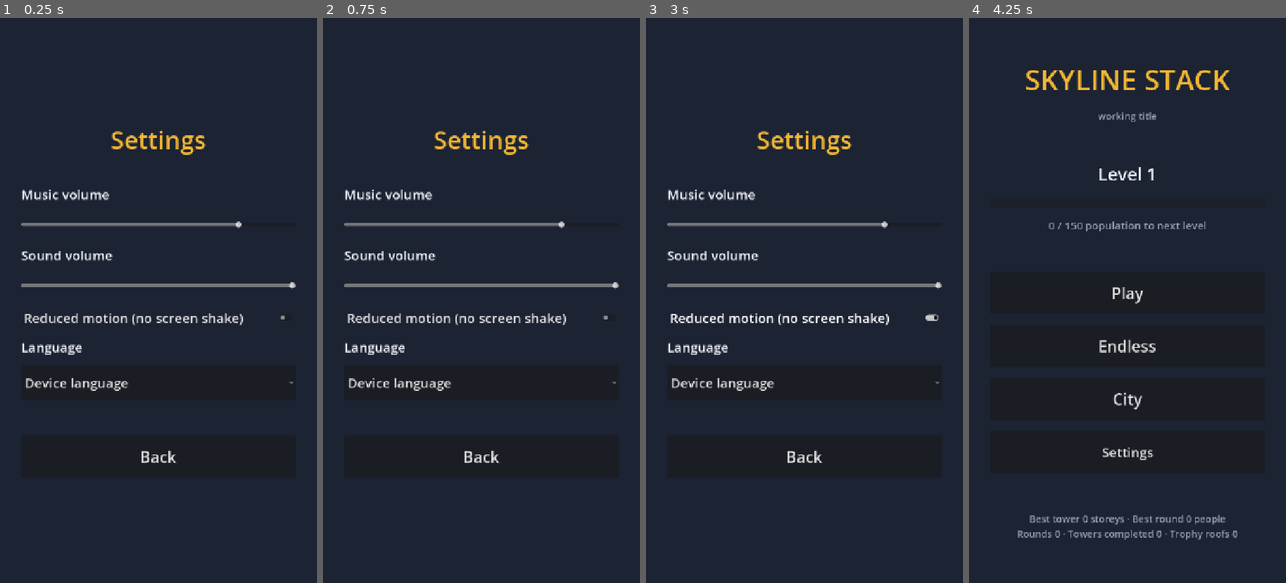
Above: before the commit, frames 1-4 (left to right).
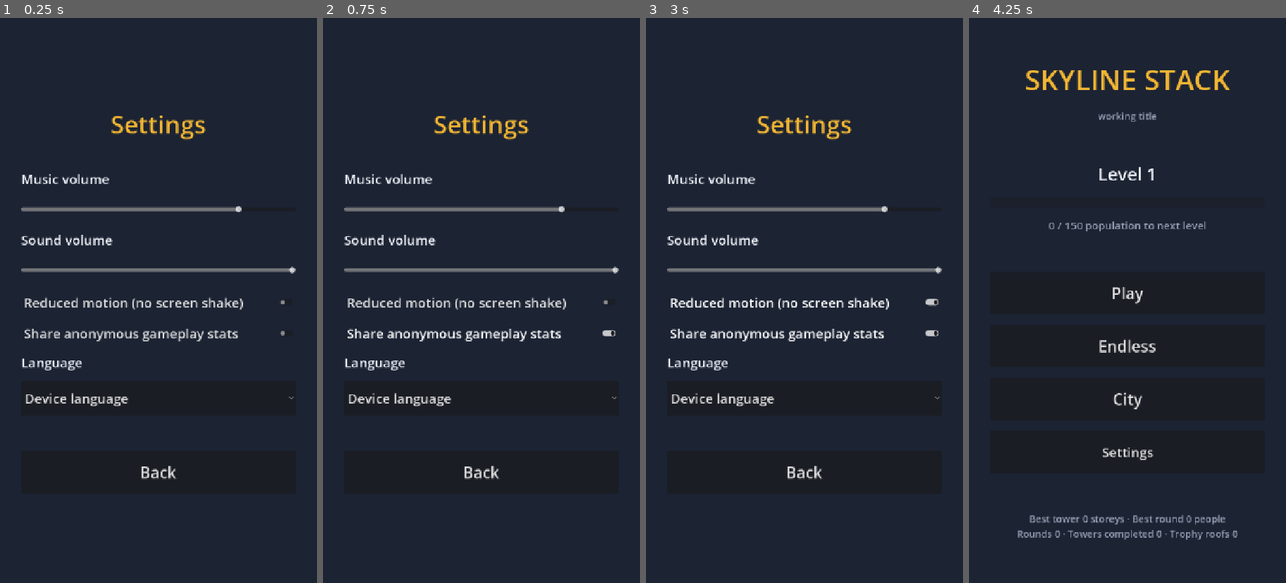
Above: after the commit, the same moments.

Repository: tahreezz3/skyline-stack
Game: Godot game, scene res://scenes/settings.tscn
Same seed, same stepped clock (60 frames per second), same inputs: the game is played once before the commit and once after it. This scene is started directly instead of the project's main scene.
Inputs (mouse positions are in pixels of both pictures, inside the frame that each line leads up to):
- Up to frame 1 (0.25 s): no input
- Up to frame 2 (0.75 s): click (481, 334) at 0.5 s, where only the run after the commit has a clickable "Share anonymous gameplay stats"
- Up to frame 3 (3 s): click (804, 334) at 1.25 s, where only the run after the commit has a clickable "Share anonymous gameplay stats"; click (804, 334) at 2 s, where only the run after the commit has a clickable "Share anonymous gameplay stats"; click "Reduced motion (no screen sha…" at 2.75 s
- Up to frame 4 (4.25 s): click "Back" at 3.5 s

The runs differ from the first frame. In frame 1, 7.4% of the frame differs, in the area x 6-94%, y 17-82%; in frame 2, 7.4%; in frame 3, 7.5%; in frame 4, nothing differs.

Commit message:
T-0503: analytics events with consent gate
- Analytics autoload: GameEvents -> schema-validated events, dropped unless consent granted
- analytics_events.gd schema + docs/ANALYTICS.md kept in sync by test_analytics.gd
- opt-in toggle in Settings; log backend for local verification; tour checks the gate
- follow-up task for the production provider (HR-0015)

Co-Authored-By: Claude Opus 5.5 <noreply@anthropic.com>

Diff:
--- a/game/localisation/strings.csv
+++ b/game/localisation/strings.csv
@@ -80,3 +80,4 @@
 %d","%s
 %d"
 RES_PLACE_CITY,Place it in your city,Colócala en tu ciudad,In deiner Stadt platzieren
+SET_ANALYTICS,Share anonymous gameplay stats,Compartir estadísticas de juego anónimas,Anonyme Spielstatistiken teilen
--- a/game/project.godot
+++ b/game/project.godot
@@ -19,6 +19,7 @@
 SaveData="*res://scripts/autoload/save_data.gd"
 SceneRouter="*res://scripts/autoload/scene_router.gd"
 AudioDirector="*res://scripts/autoload/audio_director.gd"
+Analytics="*res://scripts/autoload/analytics.gd"
 
 [display]
 
--- /dev/null
+++ b/game/scripts/autoload/analytics.gd
@@ -0,0 +1,73 @@
+## Autoload "Analytics": turns GameEvents into analytics events (schema in
+## scripts/core/analytics_events.gd, documented in docs/ANALYTICS.md).
+##
+## Privacy: nothing is sent unless settings.analytics_consent == "granted".
+## Events before a decision are dropped, not queued. The consent prompt is T-0504;
+## for now the Settings screen has an opt-in toggle (default off).
+##
+## Backends: "log" (default) appends JSON lines to user://analytics_log.jsonl so
+## agents can verify events locally; "none" discards. The real provider (HR-0015)
+## becomes another backend implementing _send(name, params).
+extends Node
+
+const Events := preload("res://scripts/core/analytics_events.gd")
+const LOG_PATH := "user://analytics_log.jsonl"
+
+var backend := "log"
+var print_events := false     # --analytics-print
+var sent: Array[Dictionary] = []   # in-memory copy for tests/tours
+var _round_started_ms := 0
+
+
+func _ready() -> void:
+	for arg in OS.get_cmdline_user_args():
+		if arg == "--analytics-print":
+			print_events = true
+	if SceneRouter.autoplay or SceneRouter.tour:
+		backend = "none"   # smoke runs must not pollute the local log
+	GameEvents.round_started.connect(func(block_type: String, endless: bool) -> void:
+		_round_started_ms = Time.get_ticks_msec()
+		track("round_start", {"block_type": block_type, "endless": endless}))
+	GameEvents.round_ended.connect(func(s: Dictionary) -> void:
+		track("round_end", {"block_type": s["block_type"], "endless": s["endless"], "complete": s["complete"],
+			"star": s["star"], "population": s["population"], "height": s["height"], "max_combo": s["max_combo"],
+			"duration_s": int((Time.get_ticks_msec() - _round_started_ms) / 1000)}))
+	GameEvents.level_up.connect(func(a: int, b: int) -> void: track("level_up", {"from_level": a, "to_level": b}))
+	GameEvents.block_type_unlocked.connect(func(id: String) -> void: track("tower_unlocked", {"block_type": id}))
+	GameEvents.city_tower_placed.connect(func(t: Dictionary, city_pop: int) -> void:
+		track("city_tower_placed", {"block_type": t["type"], "city_population": city_pop}))
+	GameEvents.setting_changed.connect(func(k: String, v: Variant) -> void:
+		if k in Events.REPORTABLE_SETTINGS:
+			track("setting_changed", {"key": k, "value": v}))
+	track("session_start", {"app_version": String(ProjectSettings.get_setting("application/config/version", "0.1.0")),
+		"locale": TranslationServer.get_locale()})
+
+
+func consent_granted() -> bool:
+	return String(SaveData.get_setting("analytics_consent")) == "granted"
+
+
+## Validate and send one event. Returns true if it was sent.
+func track(name: String, params: Dictionary) -> bool:
+	var err := Events.validate(name, params)
+	if err != "":
+		push_error("analytics: " + err)
+		return false
+	if not consent_granted():
+		return false
+	sent.append({"name": name, "params": params})
+	if print_events:
+		print("ANALYTICS ", name, " ", JSON.stringify(params))
+	_send(name, params)
+	return true
+
+
+func _send(name: String, params: Dictionary) -> void:
+	match backend:
+		"log":
+			var f := FileAccess.open(LOG_PATH, FileAccess.READ_WRITE if FileAccess.file_exists(LOG_PATH) else FileAccess.WRITE)
+			if f:
+				f.seek_end()
+				f.store_line(JSON.stringify({"t": Time.get_unix_time_from_system(), "event": name, "params": params}))
+		_:
+			pass
--- a/game/scripts/autoload/game_events.gd
+++ b/game/scripts/autoload/game_events.gd
@@ -3,6 +3,8 @@
 ## Add new signals here and list them in docs/02_ARCHITECTURE.md.
 extends Node
 
+## A round began (tower_game _ready).
+signal round_started(block_type: String, endless: bool)
 ## A block was released from the crane.
 signal block_released
 ## A falling block was resolved. `ev` is the dictionary returned by TowerState.land().
@@ -21,5 +23,7 @@
 signal block_type_unlocked(id: String)
 ## A setting changed (SaveData.set_setting).
 signal setting_changed(key: String, value: Variant)
+## A tower was placed on the city map (city_map screen).
+signal city_tower_placed(tower: Dictionary, city_population: int)
 ## Any UI button pressed (for the click sound).
 signal ui_pressed
--- a/game/scripts/autoload/scene_router.gd
+++ b/game/scripts/autoload/scene_router.gd
@@ -52,7 +52,7 @@
 func _run_tour() -> void:
 	var fake_summary := {"complete": true, "star": true, "population": 123, "height": 10, "max_combo": 7, "block_type": "blue", "endless": false}
 	var fake_record := {"new_best_population": true, "new_best_height": false, "level_before": 1, "level_after": 2, "unlocked": ["red"]}
-	var steps := [["menu", {}], ["select", {}], ["game", {"block_type": "red"}], ["pause", {}], ["results", {"summary": fake_summary, "record": fake_record}], ["settings", {}], ["city", {}], ["city_place", {}]]
+	var steps := [["menu", {}], ["select", {}], ["game", {"block_type": "red"}], ["pause", {}], ["results", {"summary": fake_summary, "record": fake_record}], ["settings", {}], ["city", {}], ["city_place", {}], ["analytics", {}]]
 	# The tour never writes the save; it fills the city with sample towers in memory so the screen has content.
 	SaveData.persist = false
 	SaveData.data["city"] = {"plots": {
@@ -65,6 +65,14 @@
 		await get_tree().create_timer(1.0, true, false, true).timeout
 		if step[0] == "pause":
 			get_tree().current_scene.pause_game()
+		elif step[0] == "analytics":
+			SaveData.data["settings"]["analytics_consent"] = "unknown"
+			var dropped: bool = not Analytics.track("level_up", {"from_level": 1, "to_level": 2})
+			SaveData.data["settings"]["analytics_consent"] = "denied"
+			var dropped2: bool = not Analytics.track("level_up", {"from_level": 1, "to_level": 2})
+			SaveData.data["settings"]["analytics_consent"] = "granted"
+			var sent: bool = Analytics.track("level_up", {"from_level": 1, "to_level": 2})
+			print("TOUR analytics ", "ok" if dropped and dropped2 and sent else "FAILED")
 		elif step[0] == "city_place":
 			# simulate: pick the first tray tower, tap plot (1,1); fails the tour if it didn't land
 			var scene := get_tree().current_scene
--- /dev/null
+++ b/game/scripts/core/analytics_events.gd
@@ -0,0 +1,36 @@
+## Analytics event schema (T-0503). The single list of events the game may send
+## and their parameters. docs/ANALYTICS.md mirrors this table and
+## tests/test_analytics.gd fails if the two drift apart.
+## Rules: no personal data, no free text, no device identifiers in params.
+extends RefCounted
+
+const SCHEMA := {
+	"session_start": ["app_version", "locale"],
+	"round_start": ["block_type", "endless"],
+	"round_end": ["block_type", "endless", "complete", "star", "population", "height", "max_combo", "duration_s"],
+	"level_up": ["from_level", "to_level"],
+	"tower_unlocked": ["block_type"],
+	"city_tower_placed": ["block_type", "city_population"],
+	"setting_changed": ["key", "value"],
+}
+
+## Setting keys that may be reported (values are non-identifying).
+const REPORTABLE_SETTINGS := ["music_volume", "sfx_volume", "reduced_motion", "language"]
+
+
+## "" if valid, otherwise the reason.
+static func validate(name: String, params: Dictionary) -> String:
+	if not SCHEMA.has(name):
+		return "unknown event %s" % name
+	for p in SCHEMA[name]:
+		if not params.has(p):
+			return "%s missing param %s" % [name, p]
+	for p in params:
+		if not p in SCHEMA[name]:
+			return "%s has unexpected param %s" % [name, p]
+		var v: Variant = params[p]
+		if not (v is bool or v is int or v is float or v is String):
+			return "%s.%s must be a simple value" % [name, p]
+		if v is String and String(v).length() > 40:
+			return "%s.%s is too long (no free text)" % [name, p]
+	return ""
--- a/game/scripts/core/save_schema.gd
+++ b/game/scripts/core/save_schema.gd
@@ -29,6 +29,7 @@
 			"sfx_volume": 1.0,
 			"reduced_motion": false,
 			"language": "",       # "" = follow the device
+			"analytics_consent": "unknown",   # unknown | granted | denied (T-0503/T-0504)
 		},
 	}
 
--- a/game/scripts/game/city_map.gd
+++ b/game/scripts/game/city_map.gd
@@ -123,6 +123,7 @@
 				if reason == CityState.OK:
 					selected = -1
 					SaveData.write_save()
+					GameEvents.city_tower_placed.emit(city.tower_at(x, y), city.population())
 					GameEvents.ui_pressed.emit()
 					_refresh()
 					hint_label.text = tr("CITY_PLACED")
--- a/game/scripts/game/settings.gd
+++ b/game/scripts/game/settings.gd
@@ -20,6 +20,15 @@
 	motion.focus_mode = Control.FOCUS_NONE
 	motion.toggled.connect(func(on: bool) -> void: SaveData.set_setting("reduced_motion", on))
 	col.add_child(motion)
+	var stats := CheckButton.new()
+	stats.text = tr("SET_ANALYTICS")
+	stats.add_theme_font_size_override("font_size", 30)
+	stats.autowrap_mode = TextServer.AUTOWRAP_WORD_SMART
+	stats.custom_minimum_size = Vector2(1, 0)
+	stats.focus_mode = Control.FOCUS_NONE
+	stats.button_pressed = String(SaveData.get_setting("analytics_consent")) == "granted"
+	stats.toggled.connect(func(on: bool) -> void: SaveData.set_setting("analytics_consent", "granted" if on else "denied"))
+	col.add_child(stats)
 	col.add_child(UI.label(tr("SET_LANGUAGE"), 30, UI.TEXT, HORIZONTAL_ALIGNMENT_LEFT))
 	var lang := OptionButton.new()
 	lang.add_theme_font_size_override("font_size", 30)
--- a/game/scripts/game/tower_game.gd
+++ b/game/scripts/game/tower_game.gd
@@ -77,6 +77,7 @@
 		autoplay_seconds = SceneRouter.autoplay_seconds
 		Engine.time_scale = 4.0
 		SaveData.persist = false
+	GameEvents.round_started.emit(String(block_type["id"]), endless)
 	_build_hud()
 	_build_pause()
 	_refresh_hud()
--- /dev/null
+++ b/game/tests/test_analytics.gd
@@ -0,0 +1,37 @@
+## Analytics schema, privacy gate, and docs sync (T-0503).
+extends "res://tests/test_case.gd"
+
+const Events := preload("res://scripts/core/analytics_events.gd")
+
+
+func test_valid_and_invalid_events() -> void:
+	check(Events.validate("level_up", {"from_level": 1, "to_level": 2}) == "", "valid event passes")
+	check(Events.validate("nope", {}) != "", "unknown event rejected")
+	check(Events.validate("level_up", {"from_level": 1}) != "", "missing param rejected")
+	check(Events.validate("level_up", {"from_level": 1, "to_level": 2, "email": "x"}) != "", "unexpected param rejected")
+	check(Events.validate("tower_unlocked", {"block_type": "a very long free text value that should never be sent"}) != "", "free text rejected")
+	check(Events.validate("tower_unlocked", {"block_type": {"nested": 1}}) != "", "non-simple value rejected")
+
+
+func test_docs_match_schema() -> void:
+	var path := ProjectSettings.globalize_path("res://").path_join("../docs/ANALYTICS.md")
+	var text := FileAccess.get_file_as_string(path)
+	var re := RegEx.create_from_string("(?m)^\\| `([a-z_]+)` \\| ([^|]+) \\|")
+	var documented := {}
+	for m in re.search_all(text):
+		var params: Array = []
+		for p in RegEx.create_from_string("`([a-z_]+)`").search_all(m.get_string(2)):
+			params.append(p.get_string(1))
+		documented[m.get_string(1)] = params
+	for name in Events.SCHEMA:
+		check(documented.has(name), "%s documented in docs/ANALYTICS.md" % name)
+		if documented.has(name):
+			check(documented[name] == Events.SCHEMA[name], "%s params match docs" % name)
+	for name in documented:
+		check(Events.SCHEMA.has(name), "documented event %s exists in schema" % name)
+
+
+func test_consent_defaults_to_unknown() -> void:
+	var SaveSchema := load("res://scripts/core/save_schema.gd")
+	check(SaveSchema.defaults()["settings"]["analytics_consent"] == "unknown", "no consent until the player decides")
+	# The live gate (unknown/denied -> dropped, granted -> sent) is exercised by the tour step "analytics".
Not shown, added: game/scripts/autoload/analytics.gd.uid
Not shown, added: game/scripts/core/analytics_events.gd.uid
Not shown, added: game/tests/test_analytics.gd.uid
Not shown, changed: coordination/DASHBOARD.md
Not shown, changed: coordination/dashboard.html
Not shown, changed: coordination/tasks/T-0503-analytics-events.md
Not shown, added: coordination/tasks/T-0505-integrate-the-production-analytics-provi.md
Not shown, changed: docs/02_ARCHITECTURE.md
Not shown, changed: docs/03_DATA_SPEC.md
Not shown, added: docs/ANALYTICS.md
